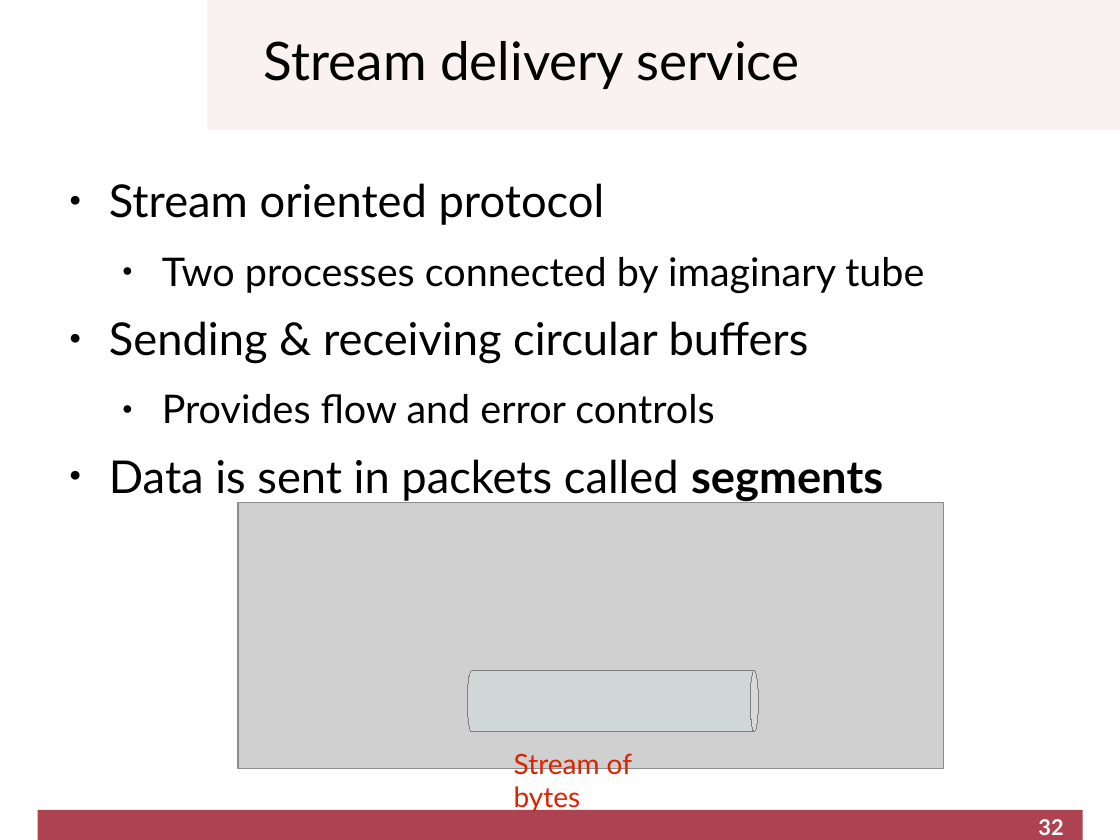
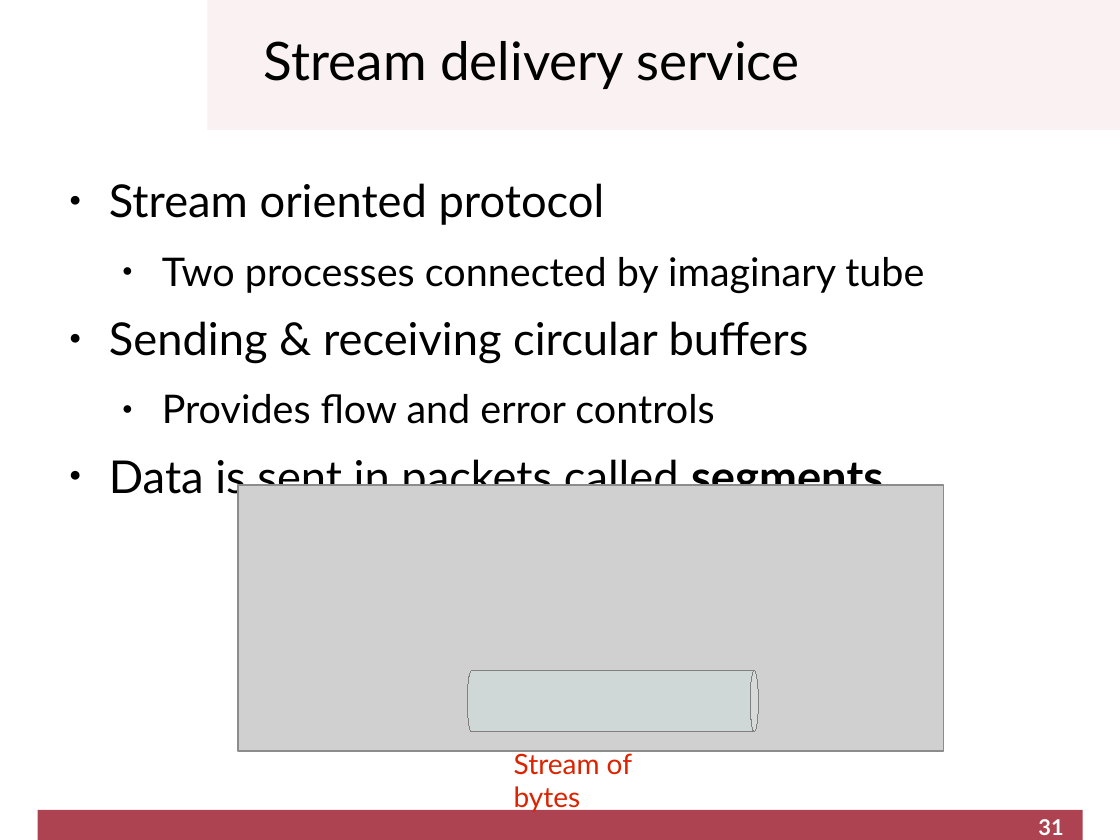
Before and after one commit to cletomartin/redes1, a slide deck: slide 31 of slides/transport.odp (slide 32 before the commit). Drawn at 1120x840 pixels with LibreOffice and Linux fonts; fonts in the diff are those of the drawing; grey boxes stand for pictures; background and template pictures are left out. Boxes give left, top, right and bottom in pixels: in the first picture for what was removed or moved away, otherwise in the second. Text is boxed around its words. In the diff, an @@ line names an element or a change of style, - is before the commit and + after.

```diff
--- a/slides/transport.odp
+++ b/slides/transport.odp
@@ picture: place and size @@
-picture at [239, 503, 944, 769]
+picture at [239, 485, 944, 752]
@@ page number at [1038, 819, 1063, 835]: text changed @@
-32
+31
```
Also in this commit, not shown: 2 other slides changed, 1 slide removed, 2 other files.
